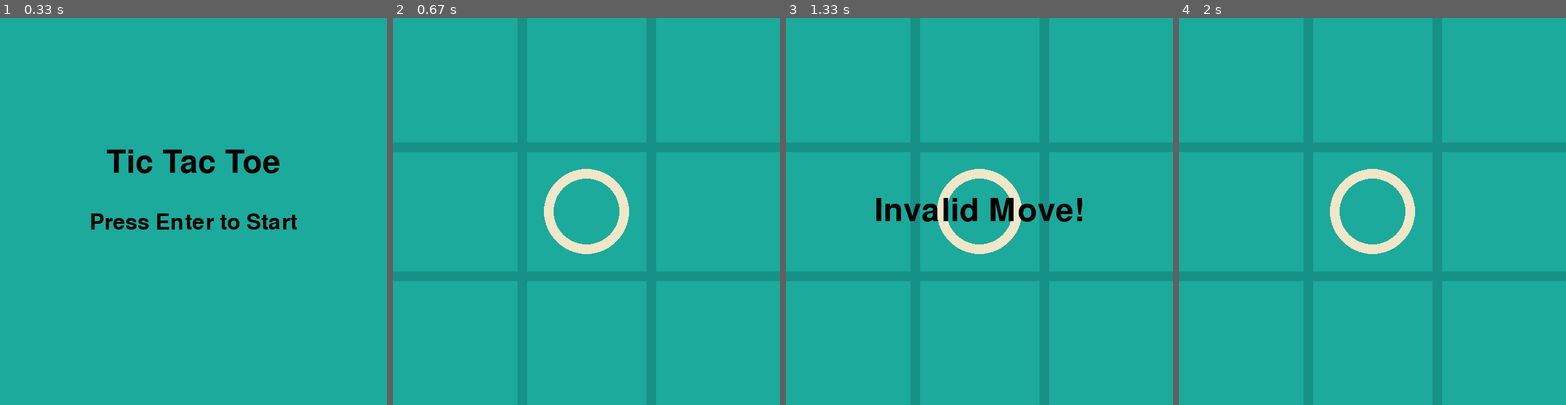
Above: before the commit, frames 1-4 (left to right).
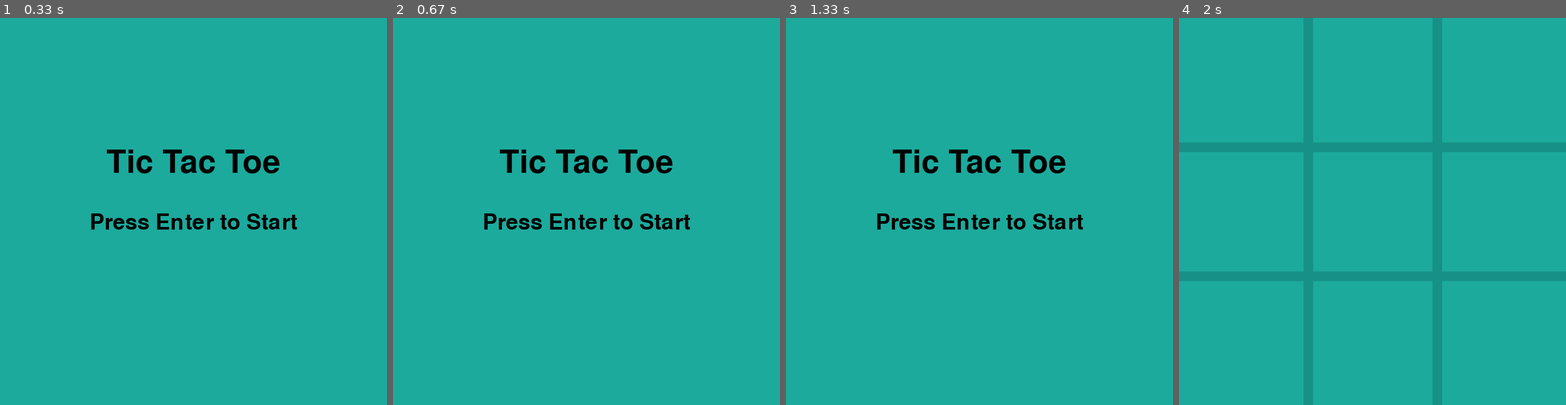
Above: after the commit, the same moments.

Repository: mihir-pandhe/Tic-Tac-Toe-GUI-In-Python-using-PyGame
Game: pygame game, started from app.py
Same seed, same stepped clock (60 frames per second), same inputs: the game is played once before the commit and once after it.
Inputs (mouse positions are in pixels of both pictures, inside the frame that each line leads up to):
- Up to frame 1 (0.33 s): no input
- Up to frame 2 (0.67 s): click (586, 211) at 0.38 s
- Up to frame 3 (1.33 s): click (1033, 242) at 0.72 s
- Up to frame 4 (2 s): tap U at 1.57 s; hold R from 1.9 s (still down)

Frame 1 is identical in both runs. In frame 2, 13% of the frame differs, in the area x 0-100%, y 0-100%; in frame 3, 14%; in frame 4, 1.5%.

Commit message:
Update 006

Diff:
--- a/app.py
+++ b/app.py
@@ -1,9 +1,7 @@
 import pygame
 import sys
 
-
 pygame.init()
-
 
 WIDTH, HEIGHT = 600, 600
 LINE_WIDTH = 15
@@ -19,34 +17,36 @@
 CROSS_COLOR = (66, 66, 66)
 TEXT_COLOR = (0, 0, 0)
 
-
 screen = pygame.display.set_mode((WIDTH, HEIGHT))
 pygame.display.set_caption("Tic Tac Toe")
 font = pygame.font.Font(None, 74)
 small_font = pygame.font.Font(None, 50)
 
-
 board = [[0] * BOARD_COLS for _ in range(BOARD_ROWS)]
 player = 1
 history = []
 undone_moves = []
-game_active = True
+game_active = False
 
 
 def draw_lines():
     screen.fill(BG_COLOR)
-    pygame.draw.line(
-        screen, LINE_COLOR, (0, SQUARE_SIZE), (WIDTH, SQUARE_SIZE), LINE_WIDTH
-    )
-    pygame.draw.line(
-        screen, LINE_COLOR, (0, 2 * SQUARE_SIZE), (WIDTH, 2 * SQUARE_SIZE), LINE_WIDTH
-    )
-    pygame.draw.line(
-        screen, LINE_COLOR, (SQUARE_SIZE, 0), (SQUARE_SIZE, HEIGHT), LINE_WIDTH
-    )
-    pygame.draw.line(
-        screen, LINE_COLOR, (2 * SQUARE_SIZE, 0), (2 * SQUARE_SIZE, HEIGHT), LINE_WIDTH
-    )
+    for row in range(1, BOARD_ROWS):
+        pygame.draw.line(
+            screen,
+            LINE_COLOR,
+            (0, row * SQUARE_SIZE),
+            (WIDTH, row * SQUARE_SIZE),
+            LINE_WIDTH,
+        )
+    for col in range(1, BOARD_COLS):
+        pygame.draw.line(
+            screen,
+            LINE_COLOR,
+            (col * SQUARE_SIZE, 0),
+            (col * SQUARE_SIZE, HEIGHT),
+            LINE_WIDTH,
+        )
 
 
 def draw_figures():
@@ -90,14 +90,10 @@
 
 
 def draw_message(message, restart=False):
-    screen.fill(BG_COLOR)
-    draw_lines()
-    draw_figures()
     text = font.render(message, True, TEXT_COLOR)
     screen.blit(
         text, (WIDTH // 2 - text.get_width() // 2, HEIGHT // 2 - text.get_height() // 2)
     )
-
     if restart:
         restart_text = small_font.render(
             "Press R to Restart or Q to Quit", True, TEXT_COLOR
@@ -106,10 +102,9 @@
             restart_text,
             (
                 WIDTH // 2 - restart_text.get_width() // 2,
-                HEIGHT // 2 + text.get_height(),
+                HEIGHT // 2 + text.get_height() // 2,
             ),
         )
-
     pygame.display.update()
 
 
@@ -120,18 +115,6 @@
     screen.blit(title, (WIDTH // 2 - title.get_width() // 2, HEIGHT // 3))
     screen.blit(start_button, (WIDTH // 2 - start_button.get_width() // 2, HEIGHT // 2))
     pygame.display.update()
-
-
-def draw_game_over_animation():
-    for _ in range(3):
-        screen.fill(BG_COLOR)
-        draw_lines()
-        draw_figures()
-        pygame.display.update()
-        pygame.time.wait(500)
-        screen.fill(BG_COLOR)
-        pygame.display.update()
-        pygame.time.wait(500)
 
 
 def mark_square(row, col, player):
@@ -198,36 +181,35 @@
 
 draw_start_screen()
 
-
 while True:
     for event in pygame.event.get():
         if event.type == pygame.QUIT:
             pygame.quit()
             sys.exit()
         if event.type == pygame.KEYDOWN:
-            if event.key == pygame.K_RETURN:
+            if event.key == pygame.K_RETURN and not game_active:
                 game_active = True
                 reset_game()
                 draw_lines()
             elif event.key == pygame.K_q:
                 pygame.quit()
                 sys.exit()
-            elif event.key == pygame.K_u:
-                if game_active:
-                    undo_move()
+            elif event.key == pygame.K_u and game_active:  # Undo move
+                undo_move()
+                draw_lines()
+                draw_figures()
+            elif event.key == pygame.K_r:
+                if not game_active:
+                    reset_game()
                     draw_lines()
-                    draw_figures()
-            elif event.key == pygame.K_r:
-                if game_active:
+                elif game_active:
                     redo_move()
                     draw_lines()
                     draw_figures()
         if event.type == pygame.MOUSEBUTTONDOWN and game_active:
-            mouseX = event.pos[0]
-            mouseY = event.pos[1]
-
-            clicked_row = int(mouseY // SQUARE_SIZE)
-            clicked_col = int(mouseX // SQUARE_SIZE)
+            mouseX, mouseY = event.pos
+            clicked_row = mouseY // SQUARE_SIZE
+            clicked_col = mouseX // SQUARE_SIZE
 
             if available_square(clicked_row, clicked_col):
                 mark_square(clicked_row, clicked_col, player)
@@ -235,24 +217,14 @@
                 draw_figures()
 
                 if check_win(player):
-                    draw_game_over_animation()
                     draw_message(f"Player {player} wins!", restart=True)
                     game_active = False
                 elif is_board_full():
                     draw_message("It's a draw!", restart=True)
                     game_active = False
-
-                player = player % 2 + 1
+                else:
+                    player = 3 - player
             else:
                 draw_message("Invalid Move!")
 
-        if not game_active:
-            keys = pygame.key.get_pressed()
-            if keys[pygame.K_r]:
-                reset_game()
-                draw_lines()
-            elif keys[pygame.K_q]:
-                pygame.quit()
-                sys.exit()
-
     pygame.display.update()
